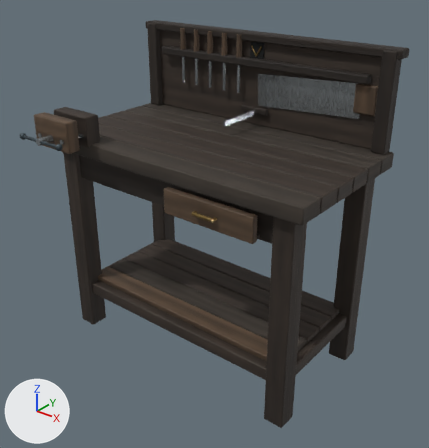
One commit to the glTF model public/assets/interactive_props/027.glb: the scene before it, then after it.
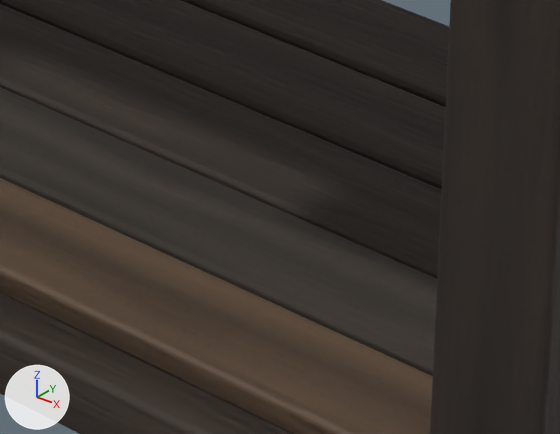
The first picture shows the older version from a 50 mm lens placed at (1.291, -1.599, 1.513), pointed at (0.054, -0.053, 0.555). The close-ups show the older and then the newer version on the part from 45% to 68% of the width and 61% to 78% of the height of that picture. Only the edits that show in the close-ups are written down. Lighting does not change. The marker at lower left points along +X, +Y and +Z. Where no turn or scale is listed for an object, it has been applied to the vertices.

The first close-up shows 'quarter-sawn hardwood', 'weathered plank hardwood', 'worn timber edges.001'.
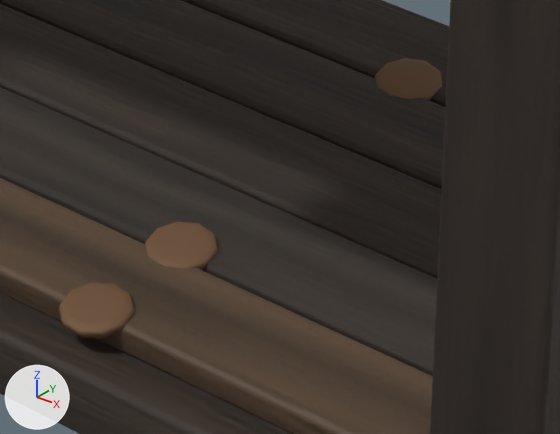
The edits, one by one:
Material 'drawbore peg' (mat_drawbore_peg) is new.
Its base color is (0.18, 0.094, 0.043) (brown #76563a).
Its metallic is 0.02.
Its roughness is 0.71.
Mesh me_drawbore_peg_002 is new.
It has 160 vertices, 304 faces and spans x -0.335..0.414, y -0.403..0.262, z 0.216..0.969.
It uses material mat_drawbore_peg (brown #76563a).
Mesh me_drawbore_peg_001 is new.
It has 160 vertices, 304 faces and spans x -0.226..0.226, y -0.257..0.276, z 0.152..1.016.
It uses material mat_drawbore_peg (brown #76563a).
Mesh me_drawbore_peg is new.
It has 160 vertices, 304 faces and spans x -0.466..0.395, y -0.15..0.231, z 0.216..0.801.
It uses material mat_drawbore_peg (brown #76563a).
Object 'drawbore peg.002' (ob_drawbore_peg_002) is new; it shows me_drawbore_peg_002.
Its location is (0.0, 0.0, 0.0).
Object 'drawbore peg.001' (ob_drawbore_peg_001) is new; it shows me_drawbore_peg_001.
Its location is (0.0, 0.0, 0.0).
Object 'drawbore peg' (ob_drawbore_peg) is new; it shows me_drawbore_peg.
Its location is (0.0, 0.0, 0.0).

Where the change shows, as pixel boxes (x1, y1, x2, y2) in the close-ups (560 x 434 px):
'drawbore peg.002', added (brown): after (59, 282, 135, 339)
'drawbore peg', added (brown): after (145, 222, 218, 270)
'drawbore peg.001', added (brown): after (374, 58, 442, 100)
